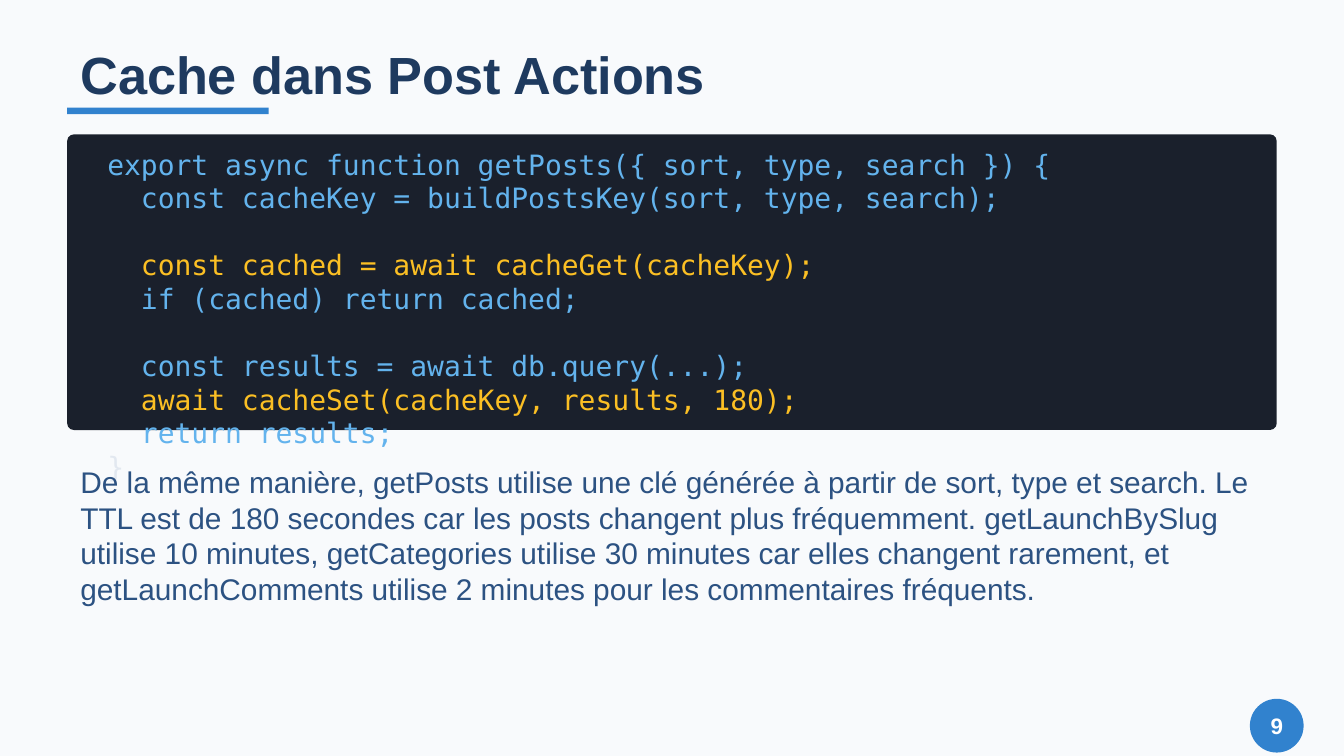
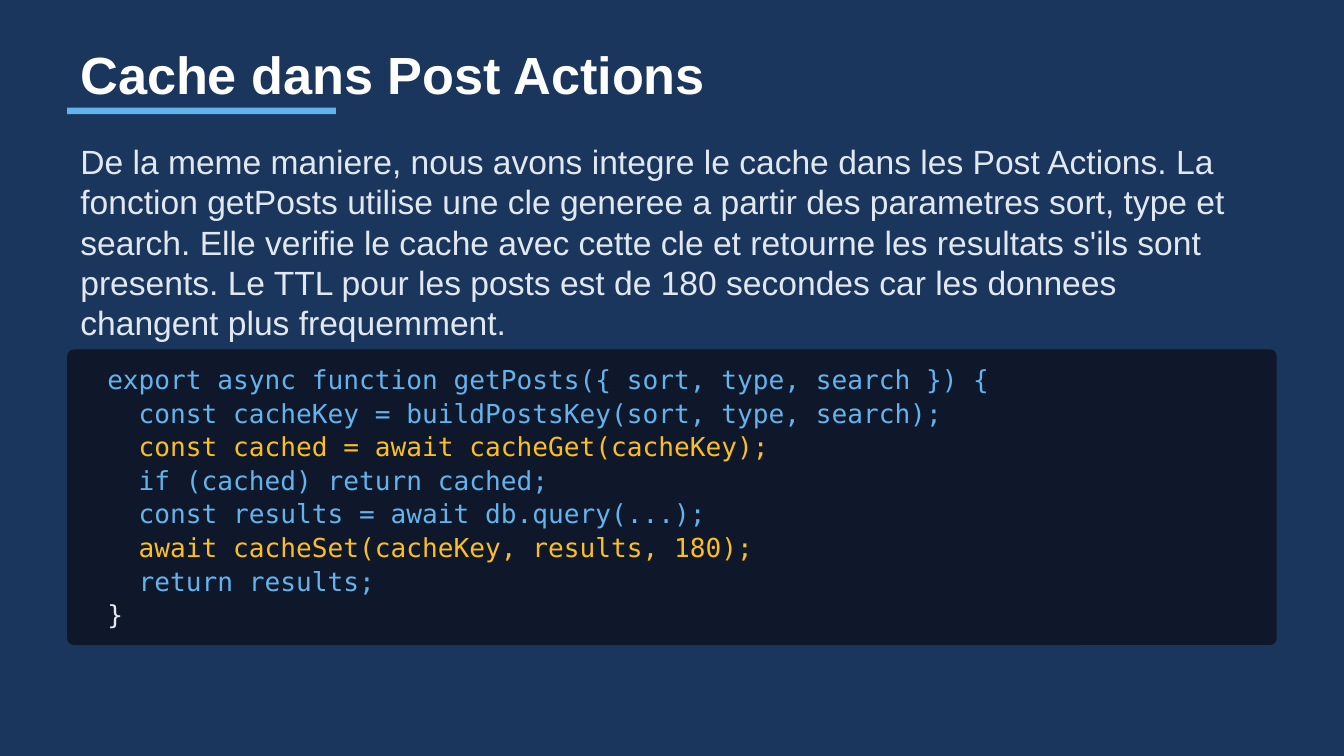
Before and after one commit to Zeinot/marketplace-saas, a slide deck: slide 9 of output/Presentation_Cache_Redis.pptx. Drawn at 1344x756 pixels with LibreOffice and Linux fonts; fonts in the diff are those of the drawing. Boxes give left, top, right and bottom in pixels: in the first picture for what was removed or moved away, otherwise in the second. Text is boxed around its words. In the diff, an @@ line names an element or a change of style, - is before the commit and + after.

```diff
--- a/output/Presentation_Cache_Redis.pptx
+++ b/output/Presentation_Cache_Redis.pptx
@@ background #F8FAFC to #1A365D @@
@@ text "Cache dans Post Actions" at [80,56,704,95]: text colour #1E3A5F to #FFFFFF @@
@@ rectangle: place and size @@
-rectangle at [67,108,269,114]
+rectangle at [67,108,336,114]
@@ rectangle at [67,108,336,114]: fill #3182CE to #63B3ED @@
@@ text "De la meme maniere, nous ...": place and size @@
-text "De la meme maniere, nous ..." at [67,134,1277,430]
+text "De la meme maniere, nous ..." at [80,149,1224,341]
@@ text "De la meme maniere, nous ..." at [80,149,1224,341]: fill #1A202C to none @@
@@ text at [80,149,1224,341]: text added @@
+De la meme maniere, nous avons integre le cache dans les Post Actions. La fonction getPosts utilise une cle generee a partir des parametres sort, type et search. Elle verifie le cache avec cette cle et retourne les resultats s'ils sont presents. Le TTL pour les posts est de 180 secondes car les donnees changent plus frequemment.
@@ rounded rectangle added at [67,349,1277,645], fill #0F172A @@
@@ text "export async function getPosts({ sort, ...": place and size @@
-text "export async function getPosts({ sort, ..." at [107,153,966,181]
+text "export async function getPosts({ sort, ..." at [107,369,910,394]
@@ text "const cacheKey = buildPostsKey(sort, type, ...": place and size @@
-text "const cacheKey = buildPostsKey(sort, type, ..." at [141,186,1000,214]
+text "const cacheKey = buildPostsKey(sort, type, ..." at [139,403,942,428]
@@ text "const cached = await cacheGet(cacheKey);": place and size @@
-text "const cached = await cacheGet(cacheKey);" at [141,253,815,281]
+text "const cached = await cacheGet(cacheKey);" at [139,436,768,461]
@@ text removed at [80,471,1248,606] @@
-De la même manière, getPosts utilise une clé générée à partir de sort, type et search. Le TTL est de 180 secondes car les posts changent plus fréquemment. getLaunchBySlug utilise 10 minutes, getCategories utilise 30 minutes car elles changent rarement, et getLaunchComments utilise 2 minutes pour les commentaires fréquents.
@@ text "if (cached) return cached;": place and size @@
-text "if (cached) return cached;" at [141,287,579,313]
+text "if (cached) return cached;" at [139,470,548,494]
@@ text "return results;": place and size @@
-text "return results;" at [141,421,394,447]
+text "return results;" at [139,571,375,595]
@@ size 15 to 14 pt in 8 elements at [139,436,768,461], [139,470,548,494], [139,503,705,529], [139,537,753,562], [139,571,375,595], [107,369,910,394], [139,403,942,428], [94,598,1250,630] @@
@@ 3 texts: place and size @@
-3 texts at [94,354,1250,482]
+3 texts at [94,503,1250,630]
@@ ellipse removed at [1250,699,1304,753] @@
@@ text removed at [1271,718,1283,734] @@
-9
```
Also in this commit, not shown: 16 other slides changed, 3 slides added, 3 slides removed, 22 other files.
